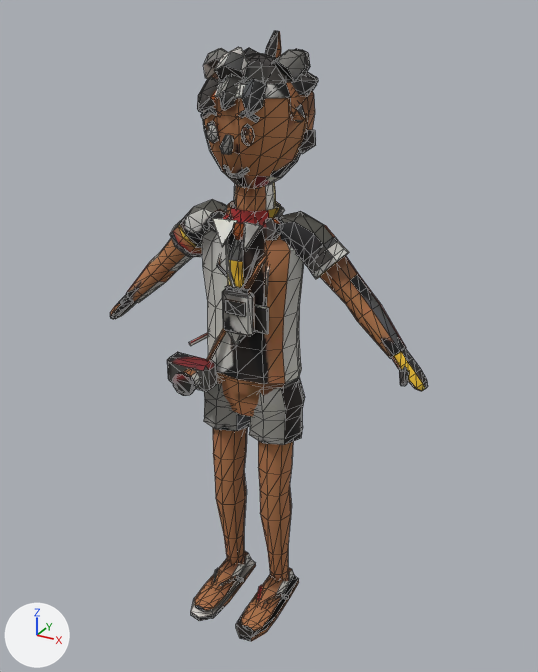
The glTF model nostalgia/assets3d/kid_chinnu.glb, before and after one commit.
Both versions are drawn from a camera (50 mm lens) standing at (4.25, -7.31, 7.63) and looking at (0.14, 0.14, 3.9). Arrows for +X, +Y and +Z are at lower left; the lights stay in place. The picture after the commit comes second. Mesh edges are drawn as thin lines. Vertices at exactly the same position are counted once.

Objects in the first picture: 'kid_chinnu'.
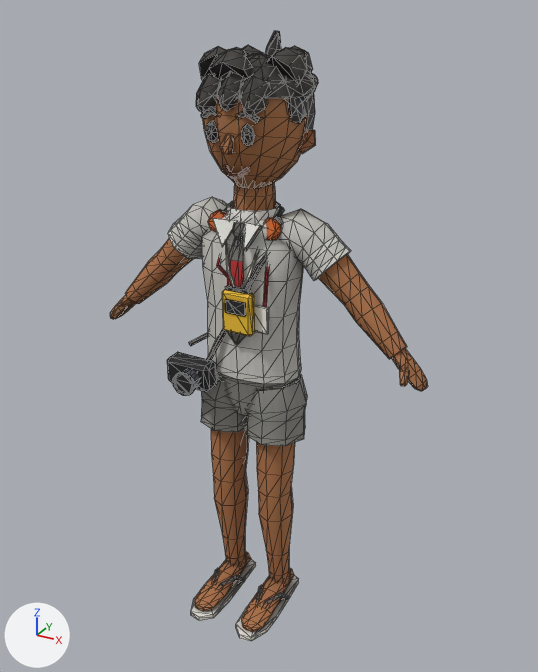
The change, as JSON lines over the scene's bpy script:
```json
{"block": "me_kid_chinnu", "where": "# used by ob_kid_chinnu; location = (0.0, 0.0, 0.0)"}
{"op": "remove", "block": "me_kid_chinnu", "code": "me_kid_chinnu.from_pydata(...)  # 1938 vertices, 3540 faces; spans x -2.23..2.23, y -0.98..0.91, z 0.0..7.41"}
{"op": "add", "block": "me_kid_chinnu", "code": "me_kid_chinnu.from_pydata(...)  # 1938 vertices, 3540 faces; spans x -2.23..2.23, y -0.98..0.89, z 0.0..7.41"}
{"block": "me_kid_chinnu", "change": "me_kid_chinnu part 1: the loose piece of 96 vertices spanning x -0.06..0.7, y -0.39..0.37, z 0.18..3.43 is scaled about its middle by (1.1, 1.1, 1)"}
{"block": "me_kid_chinnu", "change": "me_kid_chinnu part 2: the loose piece of 96 vertices spanning x -0.7..0.06, y -0.39..0.37, z 0.18..3.43 is scaled about its middle by (1.1, 1.1, 1)"}
{"block": "me_kid_chinnu", "change": "me_kid_chinnu part 3: 480 of 1938 vertices moved; they spanned x -1.94..1.94, y -0.58..0.91, z 4.02..7.27 and now span x -1.95..1.95, y -0.59..0.89, z 4.01..7.27; mean shift (0.0, 0.0, 0.0); largest move (0.22, 0.38, 7.17) -> (0.21, 0.36, 7.21)"}
{"block": "me_kid_chinnu", "change": "me_kid_chinnu part 4: texture (UV) coordinates of 3537 of 3540 faces, centred in x -2.22..2.22, y -0.97..0.91, z 0.0..7.41, changed; they spanned u 0.01..0.99, v 0.01..0.99 and now span u 0.01..0.99, v 0.01..0.99"}
```

Where the change shows, as pixel boxes [x1, y1, x2, y2] in the pictures (538 x 672 px; the box of a moved part takes in the faces that stretch with it):
```json
{"object": "kid_chinnu", "change": "reshaped, surface changed", "before": [110, 30, 428, 642], "after": [110, 30, 428, 642]}
{"part": 1, "of": "me_kid_chinnu", "change": "moved or reshaped", "before": [249, 378, 305, 581], "after": [247, 374, 307, 583]}
{"part": 2, "of": "me_kid_chinnu", "change": "moved or reshaped", "before": [204, 382, 250, 564], "after": [201, 378, 248, 566]}
{"part": 3, "of": "me_kid_chinnu", "change": "moved or reshaped", "before": [126, 47, 406, 358], "after": [126, 45, 407, 359]}
{"part": 4, "of": "me_kid_chinnu", "change": "surface changed", "before": [110, 31, 428, 642], "after": [110, 31, 428, 642]}
```
